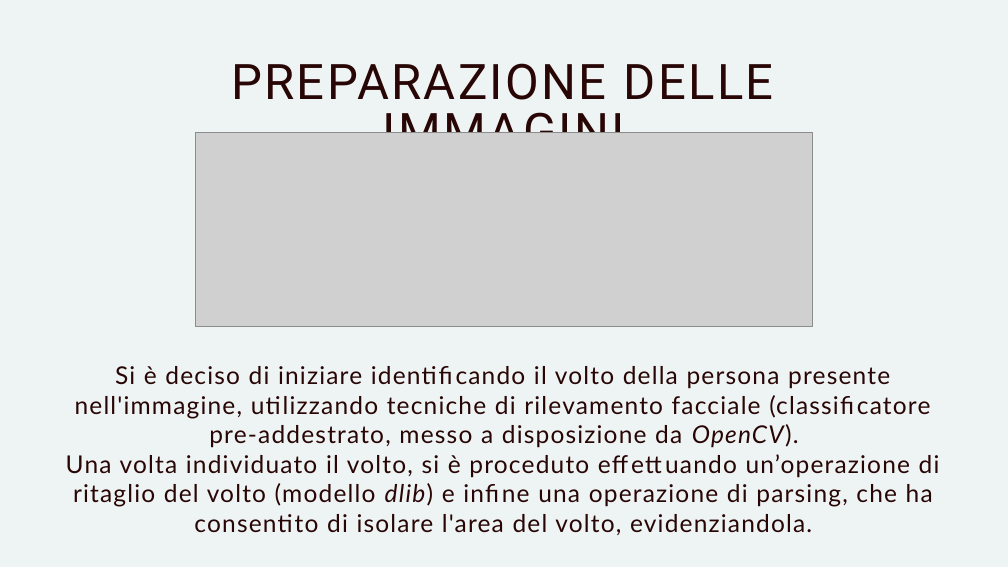
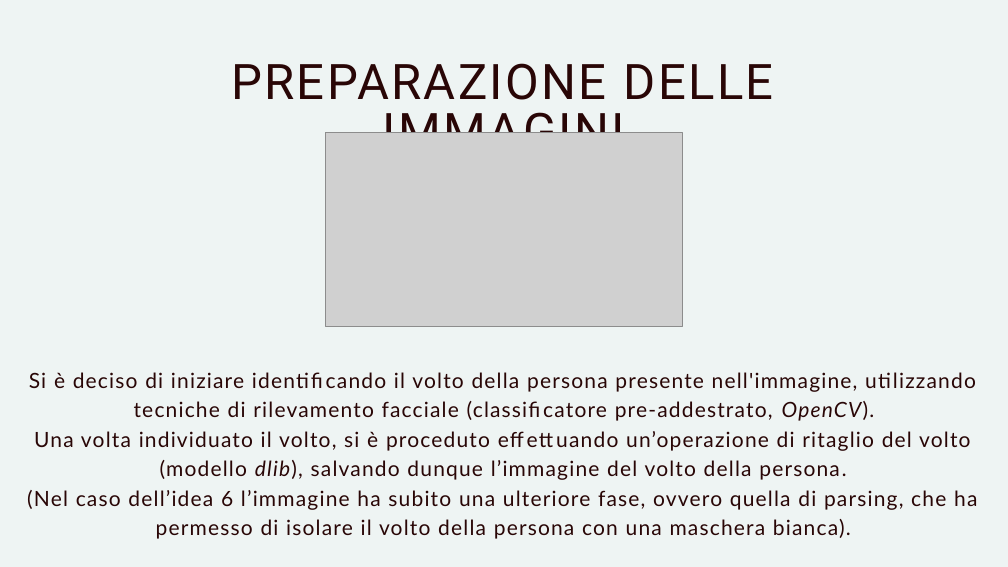
Before and after one commit to Vincy02/Face-to-BMI, a slide deck: slide 6 of Face-to-BMI.pptx. Drawn at 1008x567 pixels with LibreOffice and Linux fonts; fonts in the diff are those of the drawing; grey boxes stand for pictures. Boxes give left, top, right and bottom in pixels: in the first picture for what was removed or moved away, otherwise in the second. Text is boxed around its words. In the diff, an @@ line names an element or a change of style, - is before the commit and + after.

```diff
--- a/Face-to-BMI.pptx
+++ b/Face-to-BMI.pptx
@@ picture resized from (x1=196, y1=132, x2=813, y2=326) to (x1=326, y1=132, x2=682, y2=326) @@
@@ text at (x1=27, y1=372, x2=977, y2=539): text changed; size 35 to 30 pt @@
-Si è deciso di iniziare identificando il volto della persona presente nell'immagine, utilizzando tecniche di rilevamento facciale (classificatore pre-addestrato, messo a disposizione da OpenCV).
-Una volta individuato il volto, si è proceduto effettuando un’operazione di ritaglio del volto (modello dlib) e infine una operazione di parsing, che ha consentito di isolare l'area del volto, evidenziandola.
+Si è deciso di iniziare identificando il volto della persona presente nell'immagine, utilizzando tecniche di rilevamento facciale (classificatore pre-addestrato, OpenCV).
+Una volta individuato il volto, si è proceduto effettuando un’operazione di ritaglio del volto (modello dlib), salvando dunque l’immagine del volto della persona.
+(Nel caso dell’idea 6 l’immagine ha subito una ulteriore fase, ovvero quella di parsing, che ha permesso di isolare il volto della persona con una maschera bianca).
```
Also in this commit, not shown: 3 other slides changed, 2 slides added.
